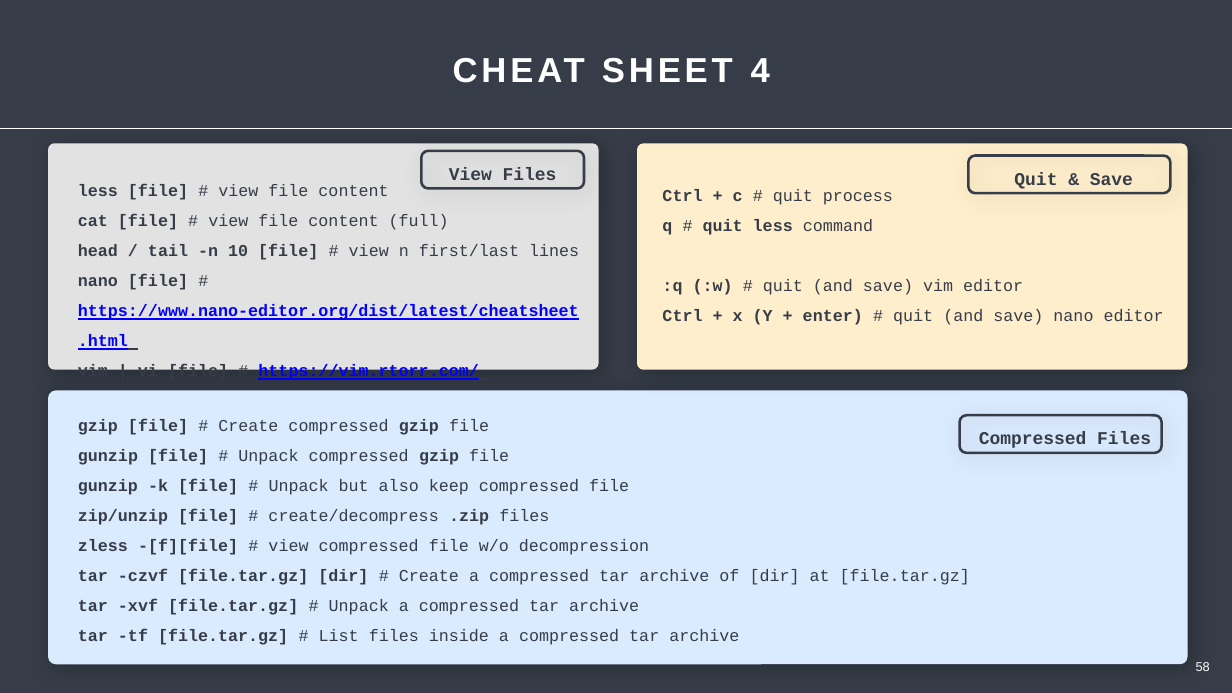
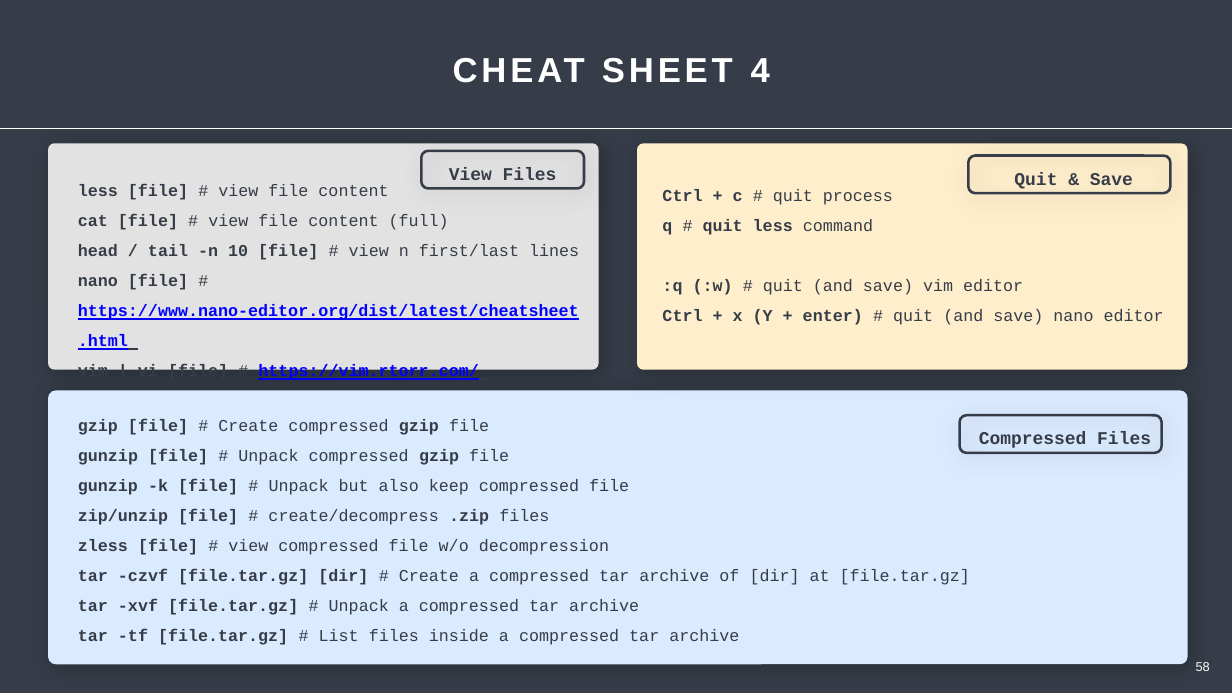
Before and after one commit to Center-for-Health-Data-Science/Just-Bash-It, a slide deck: slide 58 of Teachers/Just_Bash_It_Slideshow.pptx. Drawn at 1232x693 pixels with LibreOffice and Linux fonts; fonts in the diff are those of the drawing. Boxes give left, top, right and bottom in pixels: in the first picture for what was removed or moved away, otherwise in the second. Text is boxed around its words. In the diff, an @@ line names an element or a change of style, - is before the commit and + after.

```diff
--- a/Teachers/Just_Bash_It_Slideshow.pptx
+++ b/Teachers/Just_Bash_It_Slideshow.pptx
@@ text at box(78, 538, 609, 555): text changed @@
-zless -[f][file] # view compressed file w/o decompression
+zless [file] # view compressed file w/o decompression
```
Also in this commit, not shown: 26 other slides changed.
